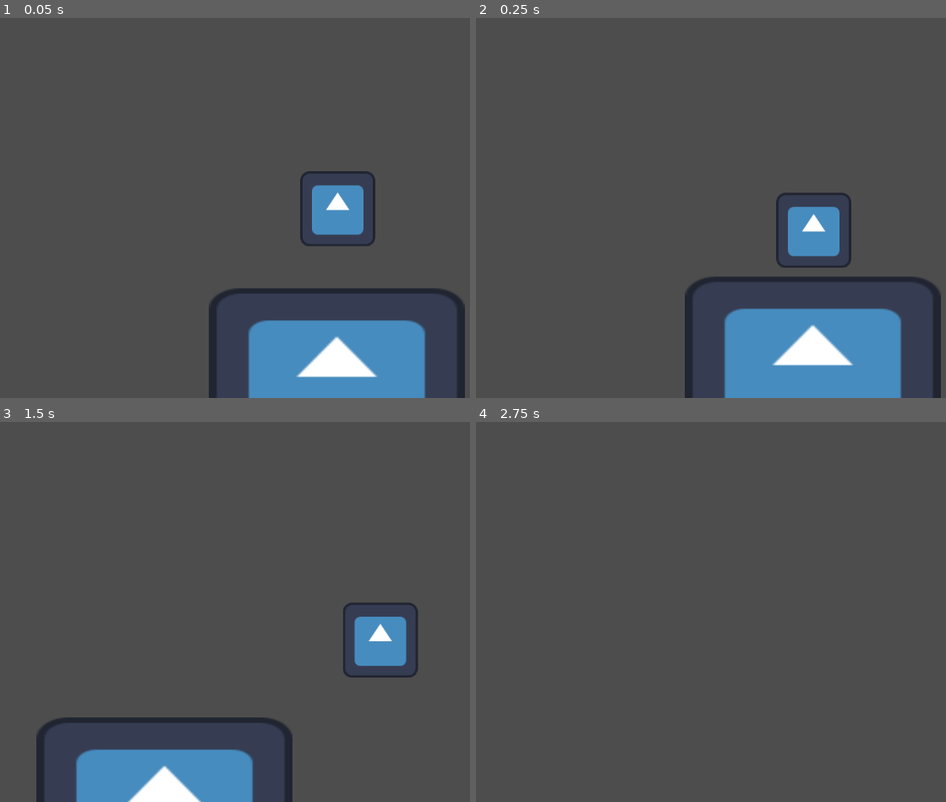
Above: before the commit, frames 1-4 (two rows, left to right).
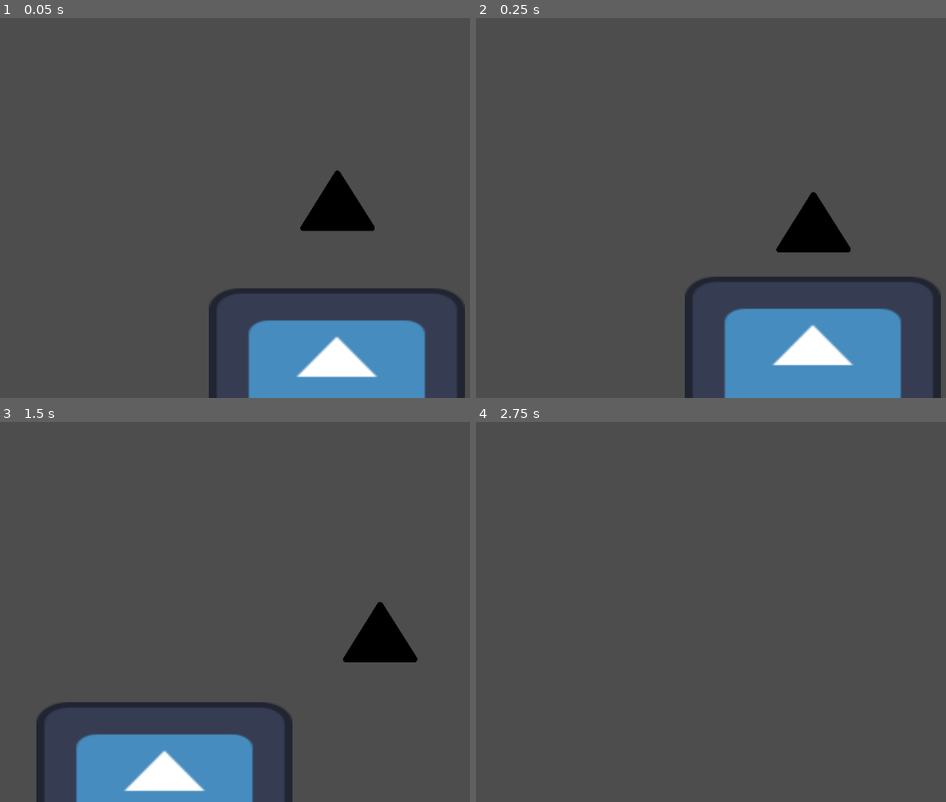
Above: after the commit, the same moments.

Repository: Eldragon126/Shapes
Game: Godot game, scene res://nodes/map.tscn
The game is run twice, just before and just after one commit, with the same random seed, the same clock (stepped at 60 frames per second) and the same inputs. The engine's default icon, where the game draws it, is replaced by a stand-in: a white triangle on a blue panel in a dark square.
Inputs:
- Up to frame 1 (0.05 s): no input
- Up to frame 2 (0.25 s): no input
- Up to frame 3 (1.5 s): hold Right (ui_right) from 0.53 s (still down); tap Space (jump) at 0.77 s
- Up to frame 4 (2.75 s): tap Space (jump) at 1.52 s; release Right (ui_right) at 2.03 s; hold Left (ui_left) from 2.03 s (still down)

The runs differ from the first frame. In frame 1, 2.1% of the frame differs, in the area x 63-80%, y 40-61%; in frame 2, 2.1%; in frame 3, 6.5%, in the area x 7-89%, y 47-100%; in frame 4, nothing differs.

Commit message:
Changed GODOT player to Triangle Player

Diff:
--- a/nodes/player_cube.tscn
+++ b/nodes/player_cube.tscn
@@ -1,19 +1,21 @@
-[gd_scene load_steps=4 format=3 uid="uid://cj1ki34wavwkd"]
+[gd_scene load_steps=4 format=3 uid="uid://bk781fvgq4456"]
 
-[ext_resource type="Texture2D" uid="uid://js4tpq8uy8bp" path="res://icon.svg" id="1_j5x2s"]
 [ext_resource type="Script" uid="uid://5x8i2mm7ec40" path="res://scripts/player_cube.gd" id="1_je2q3"]
+[ext_resource type="Texture2D" uid="uid://r7bmjta2fl87" path="res://assets/TrianglePlayer.png" id="2_je2q3"]
 
-[sub_resource type="RectangleShape2D" id="RectangleShape2D_je2q3"]
-size = Vector2(124, 124)
+[sub_resource type="CircleShape2D" id="CircleShape2D_je2q3"]
+radius = 36.0
 
 [node name="player_cube" type="CharacterBody2D"]
 script = ExtResource("1_je2q3")
 
 [node name="Sprite2D" type="Sprite2D" parent="."]
-texture = ExtResource("1_j5x2s")
+position = Vector2(0, -26)
+scale = Vector2(0.25, 0.25)
+texture = ExtResource("2_je2q3")
 
 [node name="CollisionShape2D" type="CollisionShape2D" parent="."]
-shape = SubResource("RectangleShape2D_je2q3")
+shape = SubResource("CircleShape2D_je2q3")
 
 [node name="player_cam" type="Camera2D" parent="."]
 position_smoothing_enabled = true
